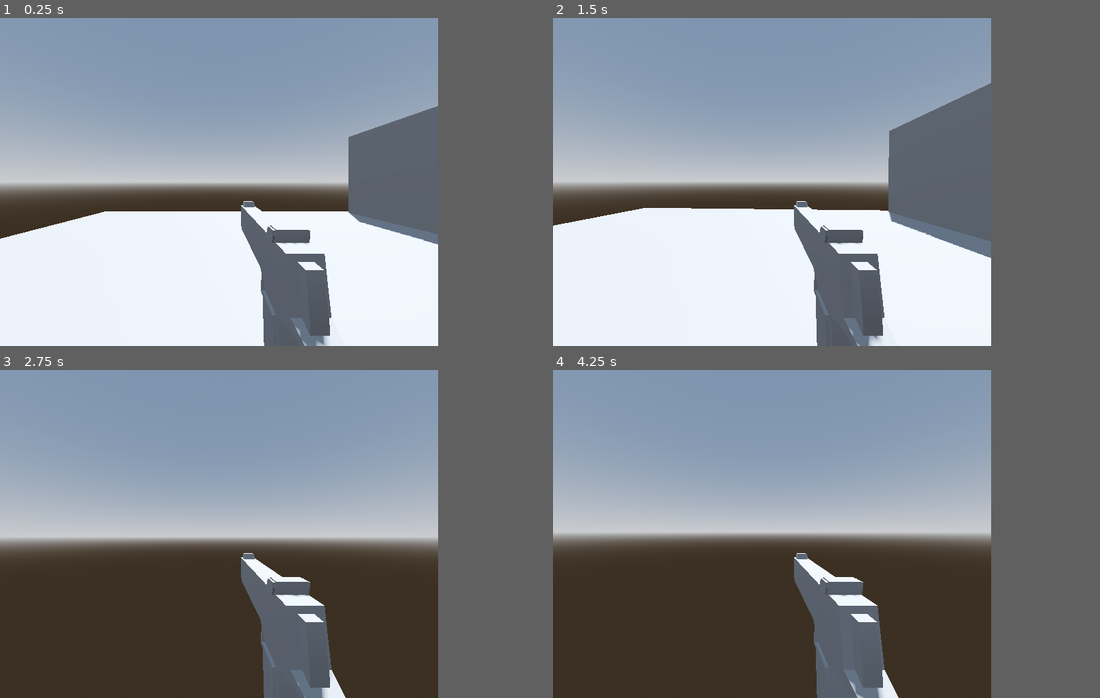
Above: before the commit, frames 1-4 (two rows, left to right).
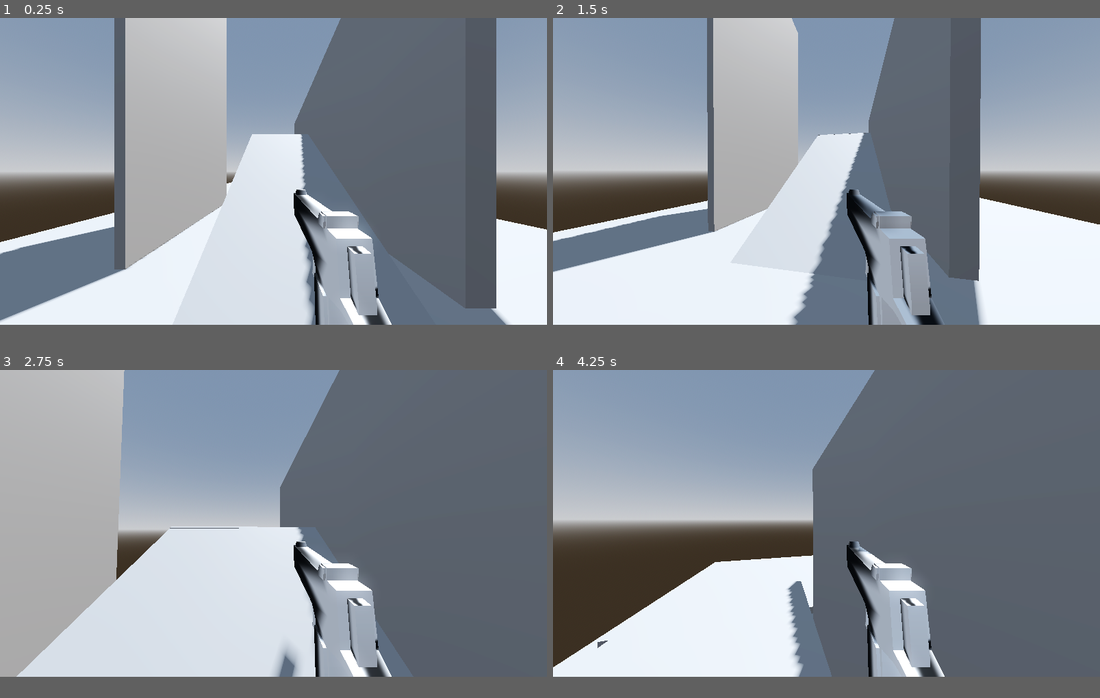
Above: after the commit, the same moments.

Repository: yespeeps/the-great-escape
Game: Godot game, scene res://scenes/main.tscn
Two runs of this game, one before a commit and one after it. Both use one fixed random seed, a clock stepped at 60 frames per second and the inputs below.
Inputs (mouse positions are in pixels of both pictures, inside the frame that each line leads up to):
- Up to frame 1 (0.25 s): no input
- Up to frame 2 (1.5 s): tap Enter at 0.5 s; move the mouse to (870, 165) at 0.52 s; hold D (input_right) 0.53-1.28 s; hold Ctrl (crouch) 0.53-1.28 s; click (870, 165) at 0.67 s; tap Space (jump) at 0.77, 1.07 s; tap Shift (sprint) at 0.8, 1.35 s; move the mouse to (749, 182) at 1.27 s; hold W (input_forward) from 1.28 s (still down)
- Up to frame 3 (2.75 s): keep holding W (input_forward); tap Space (jump) at 1.52, 1.55, 1.82 s; move the mouse to (229, 527) at 2.02 s; hold Space (jump) from 2.03 s (still down); tap Ctrl (crouch) at 2.3 s
- Up to frame 4 (4.25 s): keep holding W (input_forward); move the mouse to (766, 540) at 2.77 s; release Space (jump) at 2.78 s; tap Ctrl (crouch) at 2.85 s; tap Space (jump) at 3.02, 3.32 s; tap Shift (sprint) at 3.05 s; move the mouse to (804, 537) at 3.52 s; hold Space (jump) from 3.53 s (still down); click (804, 537) at 3.6 s
In our replay, the window is 640x480 before the commit and 799x449 after it. These sizes can differ from the game's own. Grey fills any space a smaller window leaves; there, only what the larger window draws over its background counts as a difference.

The runs differ from the first frame. In frame 1, 56% of the frame differs, in the area x 0-100%, y 0-100%; in frame 2, 45%; in frame 3, 55%; in frame 4, 42%.

Commit message:
minor fixes

Diff:
--- a/project.godot
+++ b/project.godot
@@ -17,10 +17,9 @@
 
 [display]
 
-window/size/viewport_width=640
-window/size/viewport_height=480
+window/size/viewport_width=1920
+window/size/viewport_height=1080
 window/size/mode=2
-window/stretch/mode="viewport"
 
 [editor_plugins]
 
--- a/scenes/deagle.tscn
+++ b/scenes/deagle.tscn
@@ -1,14 +1,19 @@
-[gd_scene load_steps=4 format=3 uid="uid://ixuvfofo38me"]
+[gd_scene load_steps=6 format=3 uid="uid://ixuvfofo38me"]
 
 [ext_resource type="ArrayMesh" uid="uid://j4lvghohm0sp" path="res://assets/deagle.obj" id="1_8wwpp"]
 [ext_resource type="Script" uid="uid://bdf26ia4d8ey8" path="res://scripts/deagle.gd" id="1_nabpo"]
+[ext_resource type="Texture2D" uid="uid://dp16qblmpgbah" path="res://assets/internal_ground_ao_texture.jpeg" id="2_04bdq"]
 [ext_resource type="AudioStream" uid="uid://g3kod2bnmv0" path="res://assets/half-life-9mm-pistol.mp3" id="3_hp115"]
+
+[sub_resource type="StandardMaterial3D" id="StandardMaterial3D_2sgss"]
+albedo_texture = ExtResource("2_04bdq")
 
 [node name="Deagle" type="Node3D"]
 transform = Transform3D(-1.3769087e-08, 0, 0.315, 0, 0.315, 0, -0.315, 0, -1.3769087e-08, 0.25199997, 1.26, -0.945)
 script = ExtResource("1_nabpo")
 
 [node name="MeshInstance3D" type="MeshInstance3D" parent="."]
+material_override = SubResource("StandardMaterial3D_2sgss")
 mesh = ExtResource("1_8wwpp")
 
 [node name="AudioStreamPlayer3D" type="AudioStreamPlayer3D" parent="."]
--- a/scenes/main.tscn
+++ b/scenes/main.tscn
@@ -29,17 +29,37 @@
 wall_jump_side_force = 9.11
 
 [node name="CSGBox3D" type="CSGBox3D" parent="."]
-transform = Transform3D(0.9, 0, 0, 0, 1, 0, 0, 0, 1, 0.75, -0.5, -4)
+transform = Transform3D(0.9, 0, 0, 0, 1, 0, 0, 0, 1, 0.75, -0.5, -15)
 operation = 2
 use_collision = true
-size = Vector3(17, 1, 12)
+size = Vector3(17, 1, 41.600002)
 
 [node name="CSGBox3D2" type="CSGBox3D" parent="."]
-transform = Transform3D(1, 0, 0, 0, 1, 0, 0, 0, 1, 1, 1.9, 2)
+transform = Transform3D(1, 0, 0, 0, 1, 0, 0, 0, 1, 1, 1.9, 5.701)
 use_collision = true
-size = Vector3(15, 5, 1)
+size = Vector3(15, 5, 0.2)
+
+[node name="CSGBox3D4" type="CSGBox3D" parent="."]
+transform = Transform3D(-4.371139e-08, 0, 1, 0, 1, 0, -1, 0, -4.371139e-08, -2.8, 5.05, -5.849)
+use_collision = true
+size = Vector3(6.1, 11.3, 0.2)
 
 [node name="CSGBox3D3" type="CSGBox3D" parent="."]
-transform = Transform3D(0, 0, 1.0000001, 0, 1, 0, -1.0000001, 0, 0, 8, 1.9, -2)
+transform = Transform3D(-1.4901165e-08, 1, 2.580957e-08, 0.50000006, 2.9802322e-08, -0.8660255, -0.8660255, 0, -0.50000006, 0.34999943, 1.3999996, -4.401923)
 use_collision = true
-size = Vector3(15, 5, 1)
+size = Vector3(9, 3, 0.3)
+
+[node name="CSGBox3D7" type="CSGBox3D" parent="."]
+transform = Transform3D(-1.7763568e-15, 1, 2.9802322e-08, 0, 2.9802322e-08, -1.0000001, -1.0000001, 0, 0, 0.34999934, 3.6000001, -12.664103)
+use_collision = true
+size = Vector3(9, 3, 0.3)
+
+[node name="CSGBox3D8" type="CSGBox3D" parent="."]
+transform = Transform3D(-1.0000001, -4.371139e-08, 2.980232e-08, -2.9802322e-08, 3.5527137e-15, -1.0000001, 4.3711395e-08, -1, 0, 0.3499994, 1.5999998, -20.664104)
+use_collision = true
+size = Vector3(9, 3, 0.3)
+
+[node name="CSGBox3D5" type="CSGBox3D" parent="."]
+transform = Transform3D(1, 0, 0, 0, 1, 0, 0, 0, 1, 2.7, 3.5, -10.3)
+use_collision = true
+size = Vector3(0.4, 8, 16.6)
--- a/scenes/source_controller.tscn
+++ b/scenes/source_controller.tscn
@@ -13,7 +13,6 @@
 [node name="SourceController" type="CharacterBody3D"]
 script = ExtResource("1_7ftjh")
 jump_velocity = 8.13
-auto_bhop = false
 sprint_speed = 9.385
 ground_accel = 6.47
 ground_decel = 2.45
@@ -48,7 +47,6 @@
 unique_name_in_owner = true
 cull_mask = 1048573
 fov = 90.0
-far = 25.0
 
 [node name="RayCast3D" type="RayCast3D" parent="Head/Camera3D"]
 target_position = Vector3(0, 0, -999)
--- a/scripts/source_controller.gd
+++ b/scripts/source_controller.gd
@@ -1,4 +1,4 @@
-#TODO: Wallrun only when holding forward
+#TODO: Change collision checks to only be raycasts (maybe)
 class_name Player extends CharacterBody3D
 @onready var world_model = $WorldModel
 @onready var camera = $Head/Camera3D
@@ -13,7 +13,7 @@
 
 @export var look_sens : float = 0.002
 @export var jump_velocity := 6.0
-@export var auto_bhop := true
+@export var auto_bhop := false
 
 # Air movement settings. Need to tweak these to get the feeling dialed in.
 @export var air_cap := 0.85 # Can surf steeper ramps if this is higher, makes it easier to stick and bhop
@@ -46,8 +46,10 @@
 var gravity = ProjectSettings.get_setting('physics/3d/default_gravity')
 var lerp_speed := 7.0
 var can_slide := true
-var slide_cooldown := 2.0
-var slide_impulse := 7.0
+var slide_cooldown := 0.5
+var slide_impulse := 1.0
+var previous_wall_jump_position : float
+var wall_count : int
 
 enum States {RUNNING, CROUCHING, JUMPING, FALLING, WALLRUNNING, WALLJUMPING, SLIDING}
 var current_state : States:
@@ -81,7 +83,7 @@
 func get_move_speed() -> float:
 	if Input.is_action_pressed('sprint') and !Input.is_action_pressed('crouch'):
 		return sprint_speed
-	elif Input.is_action_pressed('crouch'):
+	elif Input.is_action_pressed('crouch') or ceiling.is_colliding():
 		return crouch_speed
 	else:
 		return walk_speed
@@ -117,16 +119,17 @@
 	self.velocity *= new_speed
 
 func _handle_slide_physics(delta: float):
-	#just added the friction code but there is no need for control
-	var control = ground_decel
-	var drop = control * ground_friction/2 * delta
+	#just added the friction code
+	var control = max(self.velocity.length(), ground_decel)
+	var drop = control * ground_friction/5 * delta
 	var new_speed = max(self.velocity.length() - drop, 0.0)
 	if self.velocity.length() > 0:
 		new_speed /= self.velocity.length()
 	self.velocity *= new_speed
 
 func wall_jump() -> void:
-	self.velocity += get_last_slide_collision().get_normal() * wall_jump_side_force + self.global_transform.basis.y * wall_jump_up_force
+	if get_last_slide_collision():
+		self.velocity += get_last_slide_collision().get_normal() * wall_jump_side_force + self.global_transform.basis.y * wall_jump_up_force
 
 func jump():
 	self.velocity.y += jump_velocity
@@ -140,7 +143,12 @@
 		self.velocity += wish_dir * max(self.velocity.length(), get_move_speed()) / 4
 
 	if new_state == States.SLIDING:
-		self.velocity += wish_dir * max(self.velocity.length(), get_move_speed())
+		self.velocity += -global_basis.z * max(self.velocity.length(), get_move_speed())
+
+	# TODO: add count like in parkour reborn or like in titanfall 2
+	if previous_state == States.WALLJUMPING or (new_state == States.FALLING and previous_state == States.WALLRUNNING):
+		previous_wall_jump_position = self.position.y
+		wall_count += 1
 
 	if previous_state == States.SLIDING:
 		can_slide = false
@@ -156,7 +164,7 @@
 	## State Machine
 	match (current_state):
 		States.RUNNING:
-			if Input.is_action_pressed('jump'):
+			if Input.is_action_just_pressed('jump'):
 				current_state = States.JUMPING
 			elif not is_on_floor():
 				current_state = States.FALLING
@@ -172,7 +180,7 @@
 		States.FALLING:
 			if is_on_floor():
 				current_state = States.RUNNING
-			elif is_on_wall_only() and (left.is_colliding() or right.is_colliding()) and Input.is_action_pressed('input_forward') and Input.is_action_pressed('sprint'):
+			elif is_on_wall_only() and (left.is_colliding() or right.is_colliding()) and Input.is_action_pressed('input_forward'):
 				current_state = States.WALLRUNNING
 		States.WALLRUNNING:
 			if Input.is_action_just_pressed('jump'):
@@ -184,7 +192,7 @@
 		States.CROUCHING:
 			if not is_on_floor():
 				current_state = States.FALLING
-			elif !Input.is_action_pressed('crouch'):
+			elif !Input.is_action_pressed('crouch') and !ceiling.is_colliding():
 				current_state = States.RUNNING
 		States.SLIDING:
 			if !Input.is_action_pressed('crouch'):
